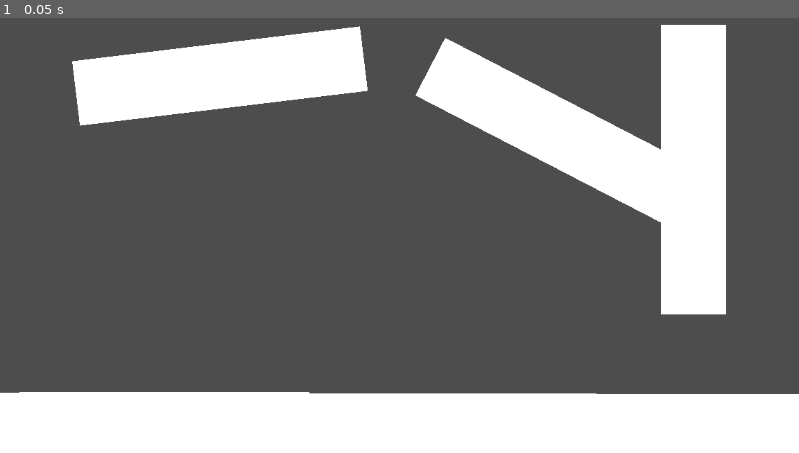
Above: before the commit, frame 1.
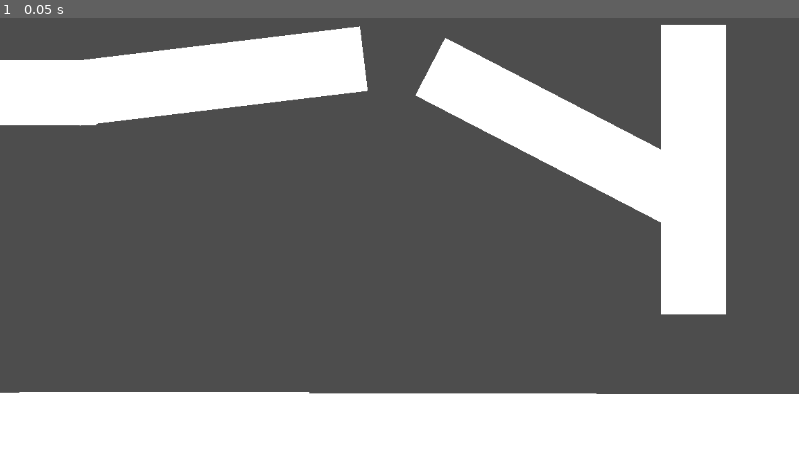
Above: after the commit, the same moment.

Repository: 6thAce/Lighting
Game: Godot game, scene res://bg.tscn
Two runs of this game, one before a commit and one after it. Both use one fixed random seed, a clock stepped at 60 frames per second and the inputs below. The project has no main scene, so this scene is started directly. The engine's default icon, where the game draws it, is replaced by a stand-in: a white triangle on a blue panel in a dark square.
Inputs:
- Up to frame 1 (0.05 s): no input

The runs differ from the first frame. In frame 1, 1.5% of the frame differs, in the area x 0-13%, y 9-25%.

Commit message:
Update bg.tscn

Diff:
--- a/bg.tscn
+++ b/bg.tscn
@@ -27,3 +27,17 @@
 [node name="tile7" parent="." instance=ExtResource("1_t4gw0")]
 position = Vector2(1000, 364)
 rotation = -1.5708
+
+[node name="tile8" parent="." instance=ExtResource("1_t4gw0")]
+position = Vector2(-195, 128)
+
+[node name="tile9" parent="." instance=ExtResource("1_t4gw0")]
+position = Vector2(-341, 757)
+rotation = -1.55509
+
+[node name="tile10" parent="." instance=ExtResource("1_t4gw0")]
+position = Vector2(-303, 166)
+rotation = -0.837758
+
+[node name="tile11" parent="." instance=ExtResource("1_t4gw0")]
+position = Vector2(-618, 467)
